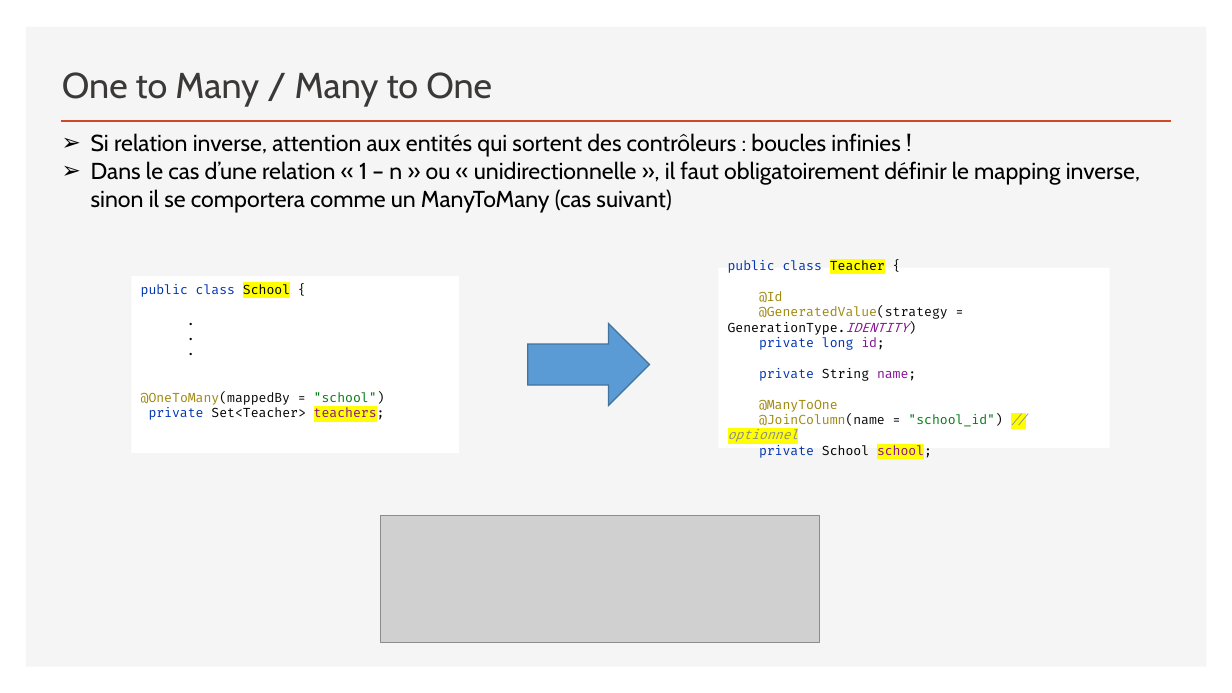
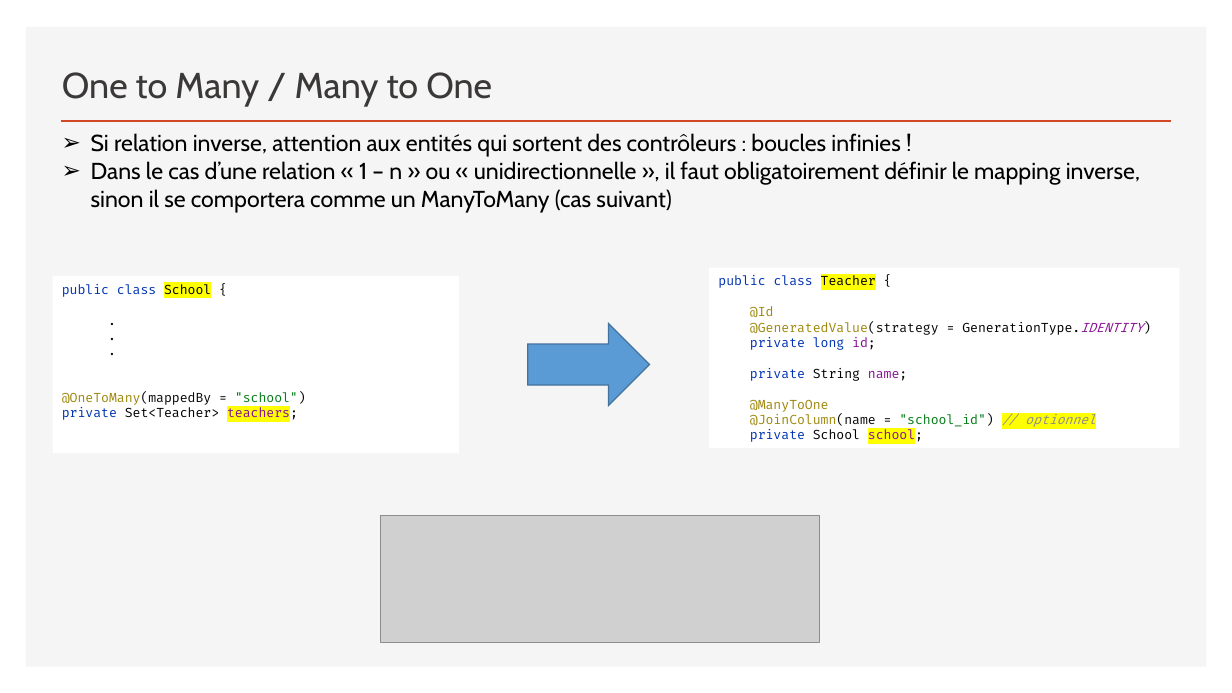
Before and after one commit to sebzuki/hibernate, a slide deck: slide 8 of JPA-HIBERNATE.pptx. Drawn at 1232x693 pixels with LibreOffice and Linux fonts; fonts in the diff are those of the drawing; grey boxes stand for pictures. Boxes give left, top, right and bottom in pixels: in the first picture for what was removed or moved away, otherwise in the second. Text is boxed around its words. In the diff, an @@ line names an element or a change of style, - is before the commit and + after.

```diff
--- a/JPA-HIBERNATE.pptx
+++ b/JPA-HIBERNATE.pptx
@@ rectangle "public class Teacher { @Id ...": place and size @@
-rectangle "public class Teacher { @Id ..." at box(718, 268, 1110, 448)
+rectangle "public class Teacher { @Id ..." at box(710, 268, 1180, 448)
@@ rectangle "public class School {": place and size @@
-rectangle "public class School {" at box(131, 276, 458, 454)
+rectangle "public class School {" at box(53, 276, 459, 454)
```
Also in this commit, not shown: 7 other slides changed.
